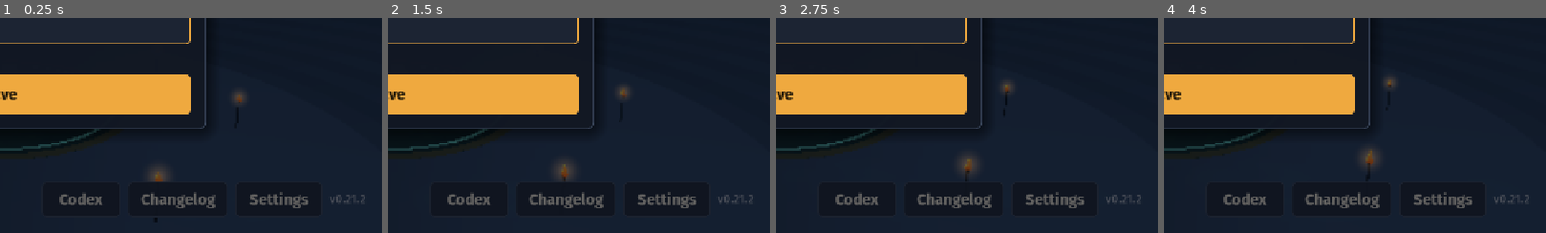
Above: before the commit, frames 1-4 (left to right).
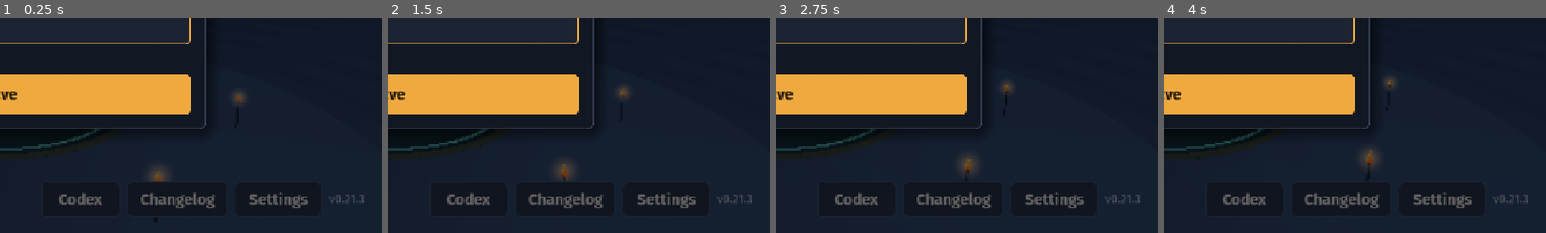
Above: after the commit, the same moments.

Repository: Polaryti/botti-last-stand
Game: Godot game, scene res://scenes/main.tscn
Same seed, same stepped clock (60 frames per second), same inputs: the game is played once before the commit and once after it.
Inputs (mouse positions are % of the whole screen's width and height, from its top left):
- Up to frame 1 (0.25 s): no input
- Up to frame 2 (1.5 s): click "Isolde" at 0.5 s; click (89, 8) at 1.27 s
- Up to frame 3 (2.75 s): click (32, 22) at 2.02 s
- Up to frame 4 (4 s): click (32, 33) at 2.77 s; click (32, 44) at 3.5 s
The pictures show only the part of the screen within x 50-100%, y 50-100%; the shares and areas given below are measured in that part.

The runs differ from the first frame. In frame 1, 0.5% of the frame differs, in the area x 15-96%, y 81-89%; in frame 2, 0.5%; in frame 3, 0.5%; in frame 4, 0.5%.

Commit message:
Version 0.21.3
Co-Authored-By: Claude Opus 5.5 <noreply@anthropic.com>
Claude-Session: https://claude.ai/code/session_01P15f91vZw5MWq34eF7AJoA

Diff:
--- a/project.godot
+++ b/project.godot
@@ -12,7 +12,7 @@
 
 config/name="Botti's Last Stand"
 config/description="Low-poly medieval zombie survival for phones."
-config/version="0.21.2"
+config/version="0.21.3"
 run/main_scene="res://scenes/main.tscn"
 config/features=PackedStringArray("4.7", "GL Compatibility")
 boot_splash/bg_color=Color(0.035, 0.05, 0.1, 1)
Not shown, changed: export_presets.cfg
Not shown, changed: CHANGELOG.md
